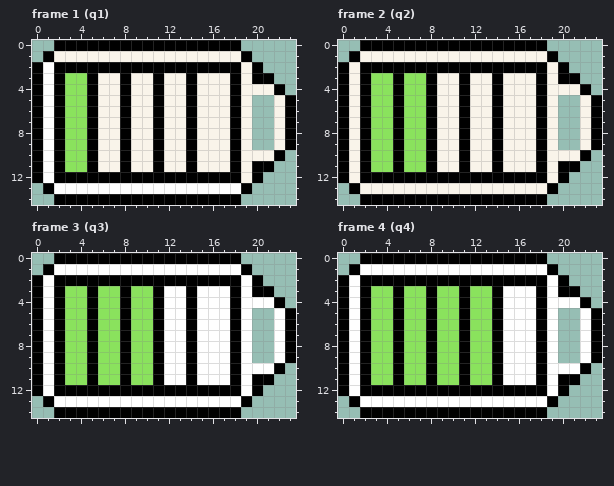
Two versions of one pixel-art file, aseprite/Battery.aseprite. This is how it looked before the edit.
24x15 pixels, 6 frames. Shown: frame 1 (q1), frame 2 (q2), frame 3 (q3), frame 4 (q4). The commit also changed other frames, which this record leaves out.
New version:
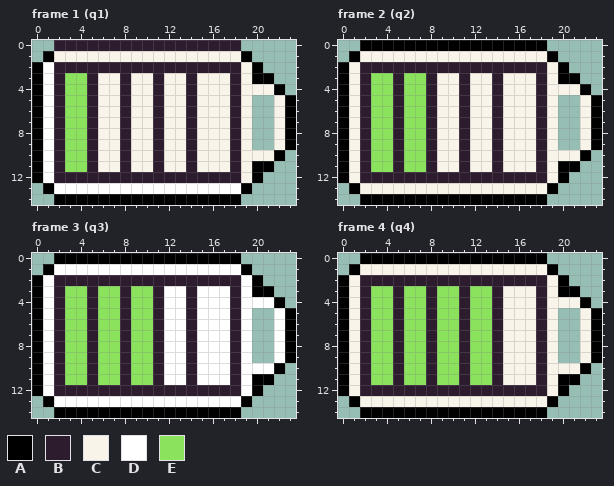
Palette (. is transparent): A #000000  B #2d1b2e  C #f9f4ea  D #ffffff  E #8ae25d
The author wrote: moving aseprite files into aseprite folder
The edit:
Frame 1 (q1):
Colour B replaces colour A in row 0 at x 2 to 18; in row 2 at x 2 to 18; in rows 3 to 11 at x 2, 5, 8, 11, 14 and 18; in row 12 at x 2 to 18.
Frame 2 (q2):
Colour B replaces colour A in row 2 at x 2 to 18; in rows 3 to 11 at x 2, 5, 8, 11, 14 and 18; in row 12 at x 2 to 18.
Frame 3 (q3): the same change as frame 2 (q2)
Frame 4 (q4):
Colour B replaces colour A in row 2 at x 2 to 18; in rows 3 to 11 at x 2, 5, 8, 11, 14 and 18; in row 12 at x 2 to 18.
Colour C replaces colour D in row 1 at x 2 to 18; in row 2 at x 1 and 19; in row 3 at x 1, 15 to 17 and 19; in row 4 at x 1, 15 to 17 and 19 to 21; in rows 5 to 9 at x 1, 15 to 17, 19 and 22; in row 10 at x 1, 15 to 17 and 19 to 21.
Colour C replaces colour D in row 11 at x 1, 15 to 17 and 19; in row 12 at x 1 and 19; in row 13 at x 2 to 18.
Boxes around the changes in both pictures, in picture pixels (x1, y1, x2, y2):
changed: (54, 40, 241, 183)
changed: (360, 62, 547, 183)
changed: (54, 275, 241, 396)
changed: (349, 264, 591, 407)
